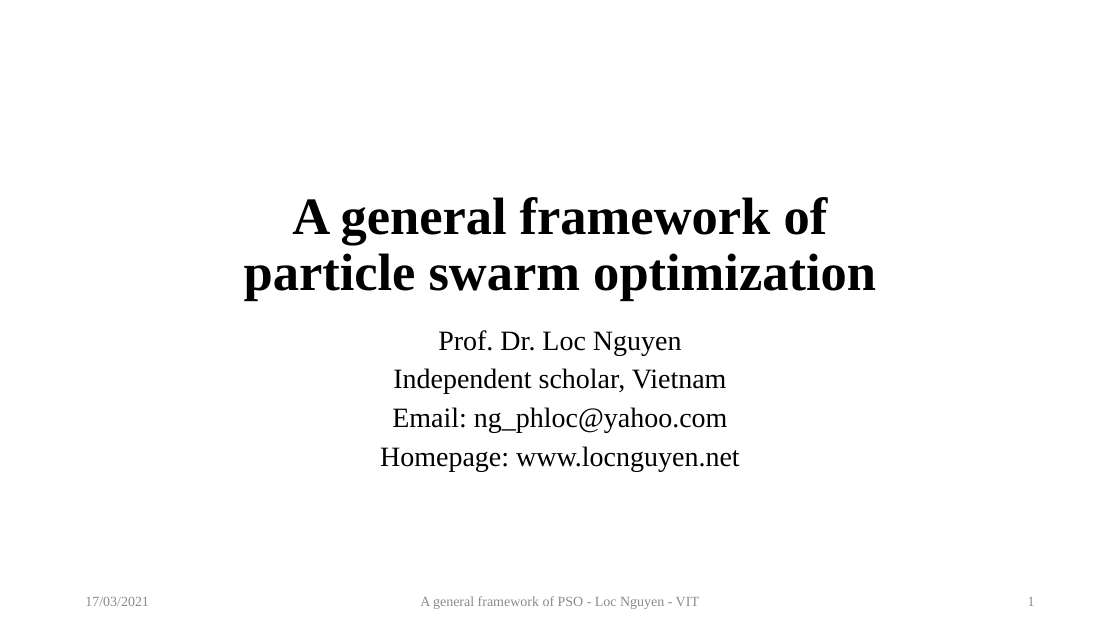
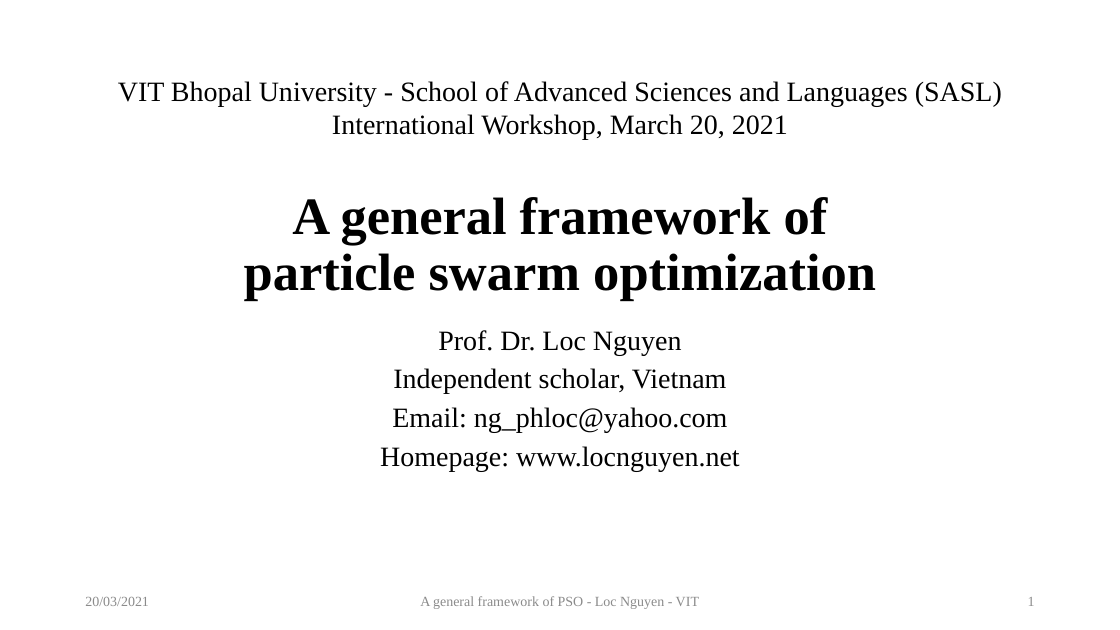
Before and after one commit to locnguyenacademic/sim, a slide deck: slide 1 of 2_design/pso/GeneralPSO.pptx. Drawn at 1120x630 pixels with LibreOffice and Linux fonts; fonts in the diff are those of the drawing. Boxes give left, top, right and bottom in pixels: in the first picture for what was removed or moved away, otherwise in the second. Text is boxed around its words. In the diff, an @@ line names an element or a change of style, - is before the commit and + after.

Commit message:
Update PSO.

```diff
--- a/2_design/pso/GeneralPSO.pptx
+++ b/2_design/pso/GeneralPSO.pptx
@@ text added at bbox=[118, 81, 1002, 140], 24 pt, text #000000 @@
+VIT Bhopal University - School of Advanced Sciences and Languages (SASL)
+International Workshop, March 20, 2021
@@ text at bbox=[85, 597, 149, 606]: text changed @@
-17/03/2021
+20/03/2021
```
Also in this commit, not shown: 21 other slides changed.
